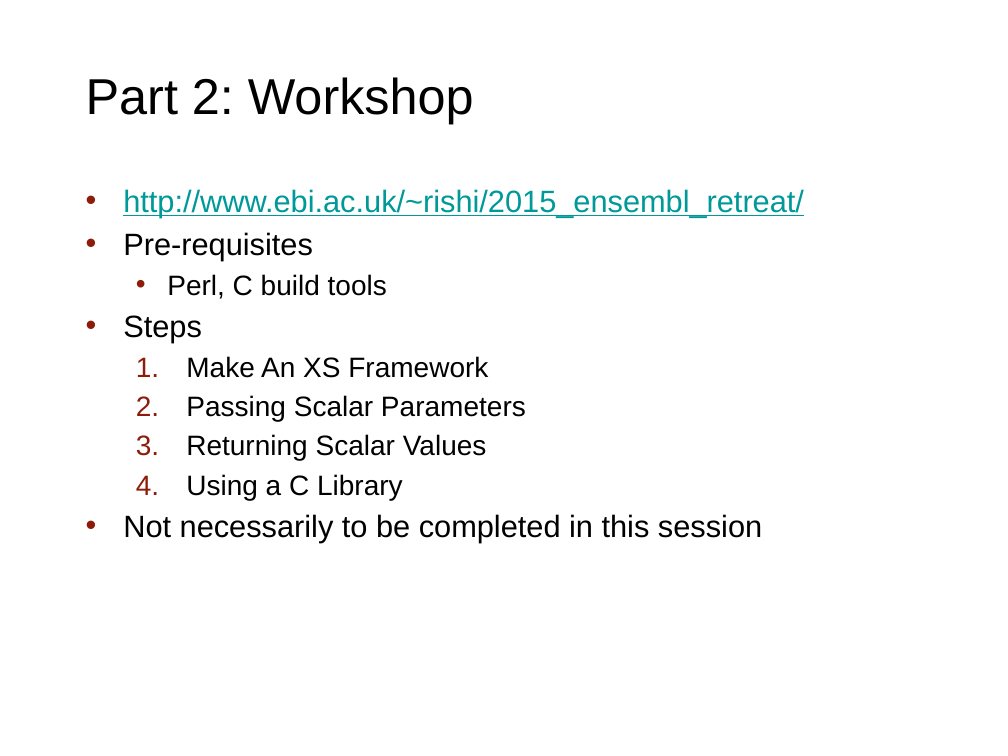
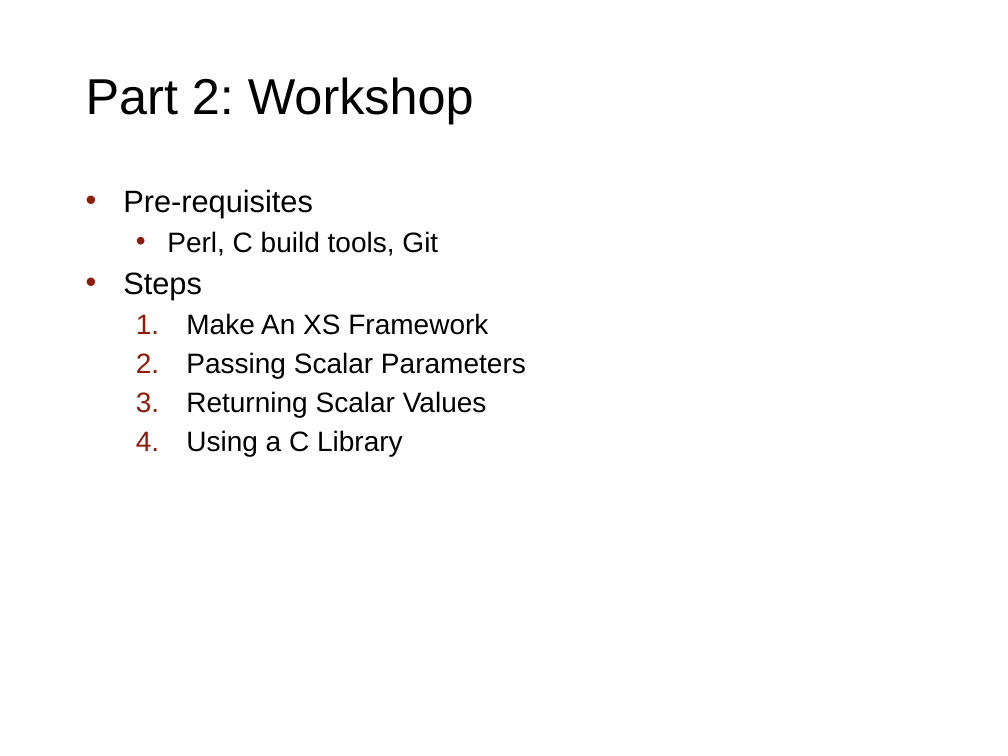
Before and after one commit to rishidev/perl-xs-workshop1, a slide deck: slide 8 of doc/XS_Presentation.pptx. Drawn at 1008x756 pixels with LibreOffice and Linux fonts; fonts in the diff are those of the drawing; background and template pictures are left out. Boxes give left, top, right and bottom in pixels: in the first picture for what was removed or moved away, otherwise in the second. Text is boxed around its words. In the diff, an @@ line names an element or a change of style, - is before the commit and + after.

```diff
--- a/doc/XS_Presentation.pptx
+++ b/doc/XS_Presentation.pptx
@@ text at [123,189,804,217]: paragraph removed @@
-• http://www.ebi.ac.uk/~rishi/2015_ensembl_retreat/
@@ text at [167,231,438,256]: text changed @@
-  • Perl, C build tools
+  • Perl, C build tools, Git
@@ text at [123,514,762,543]: paragraph removed @@
-• Not necessarily to be completed in this session
```
Also in this commit, not shown: 5 other slides changed, 1 slide removed, 2 other files.
